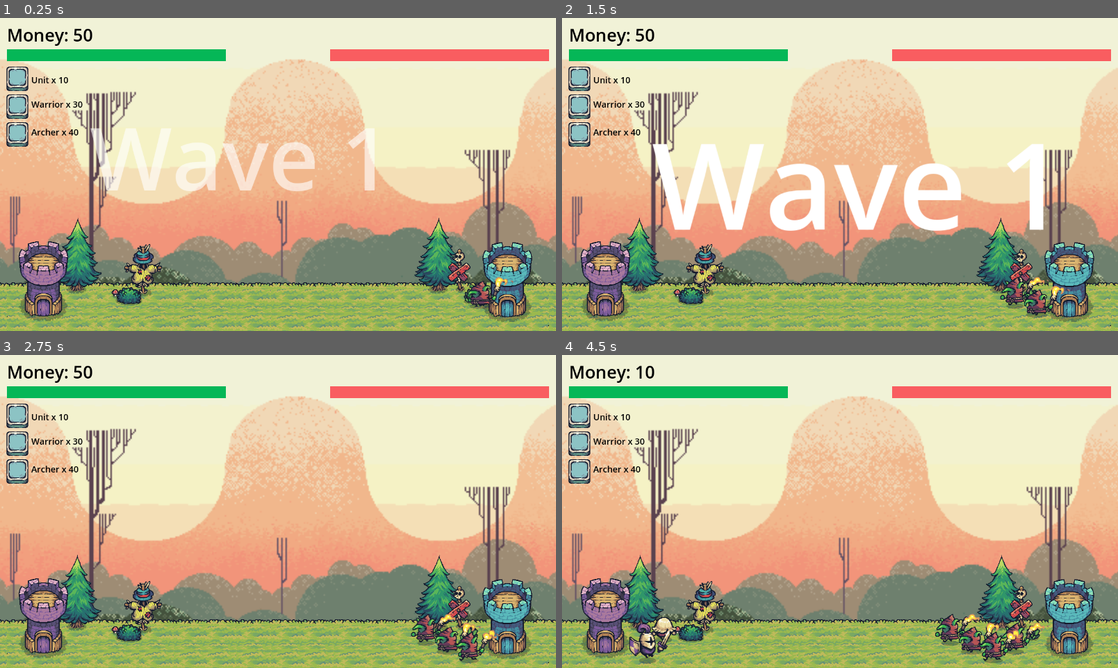
Above: before the commit, frames 1-4 (two rows, left to right).
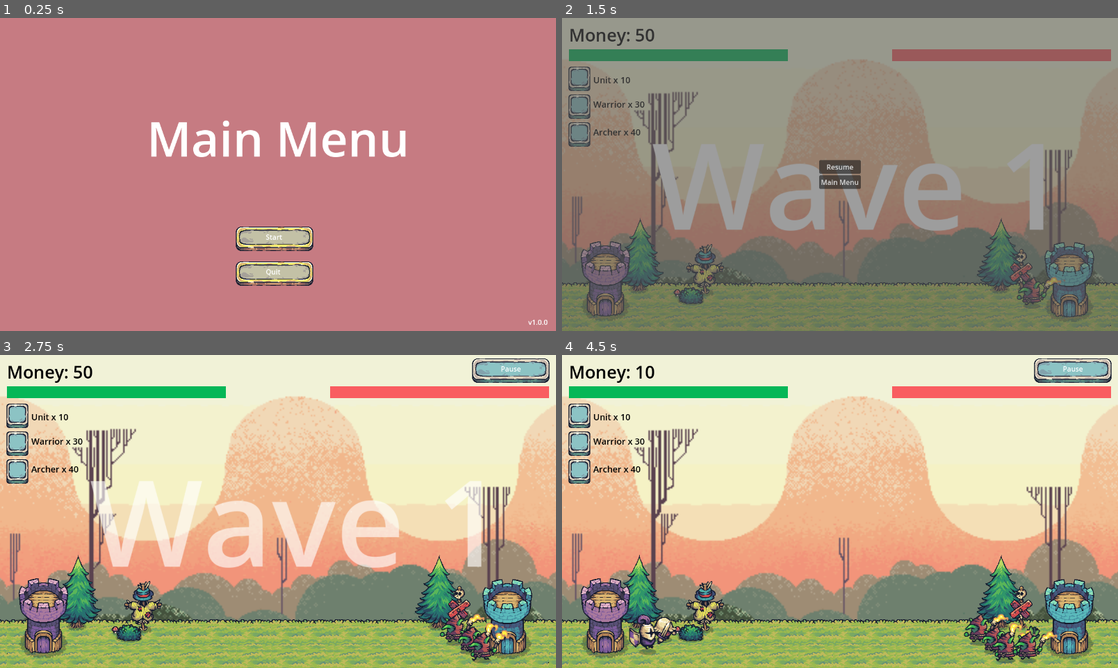
Above: after the commit, the same moments.

Repository: shafiq1rwan/tower_defense
Game: Godot game, scene res://scenes/main_menu.tscn
Two runs of this game, one before a commit and one after it. Both use one fixed random seed, a clock stepped at 60 frames per second and the inputs below. Before the commit the project starts from res://game.tscn.
Inputs (mouse positions are in pixels of both pictures, inside the frame that each line leads up to):
- Up to frame 1 (0.25 s): no input
- Up to frame 2 (1.5 s): click (834, 240) at 0.5 s, where only the run after the commit has a clickable "Start"; click (1073, 36) at 1.25 s, where only the run after the commit has a clickable "Pause"
- Up to frame 3 (2.75 s): click (278, 505) at 2 s, where only the run after the commit has a clickable "Resume"
- Up to frame 4 (4.5 s): click "Unit x 10" at 2.75 s; click "Warrior x 30" at 3.5 s; click "Archer x 40" at 4.25 s

The runs differ from the first frame. In frame 1, 99% of the frame differs, in the area x 0-100%, y 0-100%; in frame 2, 92%; in frame 3, 9.7%; in frame 4, 4.2%.

Commit message:
Add pause function

Diff:
--- a/game.gd
+++ b/game.gd
@@ -15,6 +15,10 @@
 @onready var game_over_dim = $CanvasLayer/GameOverDim
 @onready var restart_button = $CanvasLayer/RestartButton
 @onready var quit_button = $CanvasLayer/QuitButton
+@onready var pause_button = $CanvasLayer/PauseButton
+@onready var pause_overlay = $CanvasLayer/PauseOverlay
+@onready var resume_button = $CanvasLayer/PauseOverlay/VBoxContainer/ResumeButton
+@onready var main_menu_button = $CanvasLayer/PauseOverlay/VBoxContainer/MainMenuButton
 
 # Preload scenes
 var archer_scene = preload("res://scenes/archer.tscn")
@@ -46,6 +50,7 @@
 
 var current_wave_plan = []
 var enemies_to_spawn = []
+var is_paused = false
 
 func _ready():
 	units_root.y_sort_enabled = true
@@ -57,11 +62,15 @@
 	unit_button.pressed.connect(spawn_unit)
 	warrior_button.pressed.connect(spawn_warrior)
 	archer_button.pressed.connect(spawn_archer)
+
 	start_wave()
 	update_ui()
 
 func _process(delta):
 	if game_over:
+		return
+
+	if is_paused:
 		return
 
 	update_units(delta)
@@ -352,3 +361,17 @@
 
 func _on_quit_button_pressed():
 	get_tree().quit()
+
+func _on_pause_button_pressed():
+	is_paused = true
+	pause_overlay.visible = true
+	pause_button.visible = false
+
+func _on_resume_button_pressed():
+	is_paused = false
+	pause_overlay.visible = false
+	pause_button.visible = true
+
+func _on_main_menu_button_pressed():
+	is_paused = false
+	get_tree().change_scene_to_file("res://scenes/MainMenu.tscn")
--- a/game.tscn
+++ b/game.tscn
@@ -937,6 +937,57 @@
 grow_vertical = 2
 text = "Quit"
 
+[node name="PauseButton" type="TextureButton" parent="CanvasLayer"]
+offset_left = 1080.0
+offset_top = 8.0
+offset_right = 1272.0
+offset_bottom = 72.0
+texture_normal = ExtResource("2_feb5d")
+texture_pressed = ExtResource("3_fc0e3")
+
+[node name="Label" type="Label" parent="CanvasLayer/PauseButton"]
+layout_mode = 1
+anchors_preset = 8
+anchor_left = 0.5
+anchor_top = 0.5
+anchor_right = 0.5
+anchor_bottom = 0.5
+offset_left = -23.5
+offset_top = -20.5
+offset_right = 23.5
+offset_bottom = 2.5
+grow_horizontal = 2
+grow_vertical = 2
+text = "Pause"
+
+[node name="PauseOverlay" type="ColorRect" parent="CanvasLayer"]
+visible = false
+offset_right = 1280.0
+offset_bottom = 720.0
+color = Color(0.337255, 0.337255, 0.337255, 0.580392)
+
+[node name="VBoxContainer" type="VBoxContainer" parent="CanvasLayer/PauseOverlay"]
+layout_mode = 1
+anchors_preset = 8
+anchor_left = 0.5
+anchor_top = 0.5
+anchor_right = 0.5
+anchor_bottom = 0.5
+offset_left = -48.0
+offset_top = -33.0
+offset_right = 48.0
+offset_bottom = 33.0
+grow_horizontal = 2
+grow_vertical = 2
+
+[node name="ResumeButton" type="Button" parent="CanvasLayer/PauseOverlay/VBoxContainer"]
+layout_mode = 2
+text = "Resume"
+
+[node name="MainMenuButton" type="Button" parent="CanvasLayer/PauseOverlay/VBoxContainer"]
+layout_mode = 2
+text = "Main Menu"
+
 [node name="Group Deco" type="Node2D" parent="."]
 
 [node name="Trees" type="AnimatedSprite2D" parent="Group Deco"]
@@ -988,4 +1039,7 @@
 
 [connection signal="pressed" from="CanvasLayer/RestartButton" to="." method="_on_restart_button_pressed"]
 [connection signal="pressed" from="CanvasLayer/QuitButton" to="." method="_on_quit_button_pressed"]
+[connection signal="pressed" from="CanvasLayer/PauseButton" to="." method="_on_pause_button_pressed"]
+[connection signal="pressed" from="CanvasLayer/PauseOverlay/VBoxContainer/ResumeButton" to="." method="_on_resume_button_pressed"]
+[connection signal="pressed" from="CanvasLayer/PauseOverlay/VBoxContainer/MainMenuButton" to="." method="_on_main_menu_button_pressed"]
 [connection signal="timeout" from="EnemySpawnTimer" to="." method="_on_enemy_spawn_timer_timeout"]
--- a/project.godot
+++ b/project.godot
@@ -11,7 +11,7 @@
 [application]
 
 config/name="TurnBased2D"
-run/main_scene="uid://re31twqfkn07"
+run/main_scene="uid://cxc77nhwu6cfg"
 config/features=PackedStringArray("4.4", "Forward Plus")
 boot_splash/image="uid://bhfjug458bnke"
 config/icon="res://icon.svg"
--- /dev/null
+++ b/scenes/main_menu.tscn
@@ -0,0 +1,115 @@
+[gd_scene load_steps=6 format=3 uid="uid://cxc77nhwu6cfg"]
+
+[ext_resource type="Script" uid="uid://cuvfmosp8dqk0" path="res://scripts/main_menu.gd" id="1_bqqt6"]
+[ext_resource type="Texture2D" uid="uid://rcmi5xxnqorl" path="res://assets/Buttons/Button_Hover_3Slides.png" id="1_ekxnf"]
+[ext_resource type="Texture2D" uid="uid://4s86df5da8t5" path="res://assets/Buttons/Button_Disable_3Slides.png" id="2_bqqt6"]
+
+[sub_resource type="LabelSettings" id="LabelSettings_wu84c"]
+font_size = 111
+
+[sub_resource type="LabelSettings" id="LabelSettings_8ln24"]
+
+[node name="Main Menu" type="Node2D"]
+script = ExtResource("1_bqqt6")
+
+[node name="Control" type="Control" parent="."]
+layout_mode = 3
+anchors_preset = 0
+offset_right = 40.0
+offset_bottom = 40.0
+
+[node name="Background" type="ColorRect" parent="Control"]
+layout_mode = 0
+offset_right = 1280.0
+offset_bottom = 720.0
+color = Color(0.776546, 0.481512, 0.50947, 1)
+
+[node name="MainMenuLabel" type="Label" parent="Control/Background"]
+layout_mode = 1
+anchors_preset = 5
+anchor_left = 0.5
+anchor_right = 0.5
+offset_left = -302.0
+offset_top = 200.0
+offset_right = 302.0
+offset_bottom = 352.0
+grow_horizontal = 2
+text = "Main Menu"
+label_settings = SubResource("LabelSettings_wu84c")
+
+[node name="MainMenuLabel2" type="Label" parent="Control/Background"]
+layout_mode = 1
+anchors_preset = 5
+anchor_left = 0.5
+anchor_right = 0.5
+offset_left = 576.0
+offset_top = 688.0
+offset_right = 621.0
+offset_bottom = 711.0
+grow_horizontal = 2
+text = "v1.0.0"
+label_settings = SubResource("LabelSettings_8ln24")
+
+[node name="StartButton" type="TextureButton" parent="Control/Background"]
+layout_mode = 1
+anchors_preset = 8
+anchor_left = 0.5
+anchor_top = 0.5
+anchor_right = 0.5
+anchor_bottom = 0.5
+offset_left = -104.0
+offset_top = 120.0
+offset_right = 88.0
+offset_bottom = 184.0
+grow_horizontal = 2
+grow_vertical = 2
+texture_normal = ExtResource("1_ekxnf")
+texture_pressed = ExtResource("2_bqqt6")
+
+[node name="Label" type="Label" parent="Control/Background/StartButton"]
+layout_mode = 1
+anchors_preset = 8
+anchor_left = 0.5
+anchor_top = 0.5
+anchor_right = 0.5
+anchor_bottom = 0.5
+offset_left = -20.0
+offset_top = -20.5
+offset_right = 20.0
+offset_bottom = 2.5
+grow_horizontal = 2
+grow_vertical = 2
+text = "Start"
+
+[node name="ExitButton" type="TextureButton" parent="Control/Background"]
+layout_mode = 1
+anchors_preset = 8
+anchor_left = 0.5
+anchor_top = 0.5
+anchor_right = 0.5
+anchor_bottom = 0.5
+offset_left = -104.0
+offset_top = 200.0
+offset_right = 88.0
+offset_bottom = 264.0
+grow_horizontal = 2
+grow_vertical = 2
+texture_normal = ExtResource("1_ekxnf")
+texture_pressed = ExtResource("2_bqqt6")
+
+[node name="Label" type="Label" parent="Control/Background/ExitButton"]
+layout_mode = 1
+anchors_preset = 8
+anchor_left = 0.5
+anchor_top = 0.5
+anchor_right = 0.5
+anchor_bottom = 0.5
+offset_left = -20.0
+offset_top = -20.5
+offset_right = 20.0
+offset_bottom = 2.5
+grow_horizontal = 2
+grow_vertical = 2
+text = "Quit"
+
+[connection signal="pressed" from="Control/Background/StartButton" to="." method="_on_start_button_pressed"]
--- /dev/null
+++ b/scripts/main_menu.gd
@@ -0,0 +1,14 @@
+extends Node2D # or Control, depending on your root node
+
+@onready var start_button = $Control/Background/StartButton
+@onready var quit_button = $Control/Background/ExitButton
+
+func _ready():
+	quit_button.pressed.connect(_on_quit_button_pressed)
+
+func _on_start_button_pressed():
+	# Change to your game scene path
+	get_tree().change_scene_to_file("res://Game.tscn")
+
+func _on_quit_button_pressed():
+	get_tree().quit()
Not shown, added: scripts/main_menu.gd.uid
